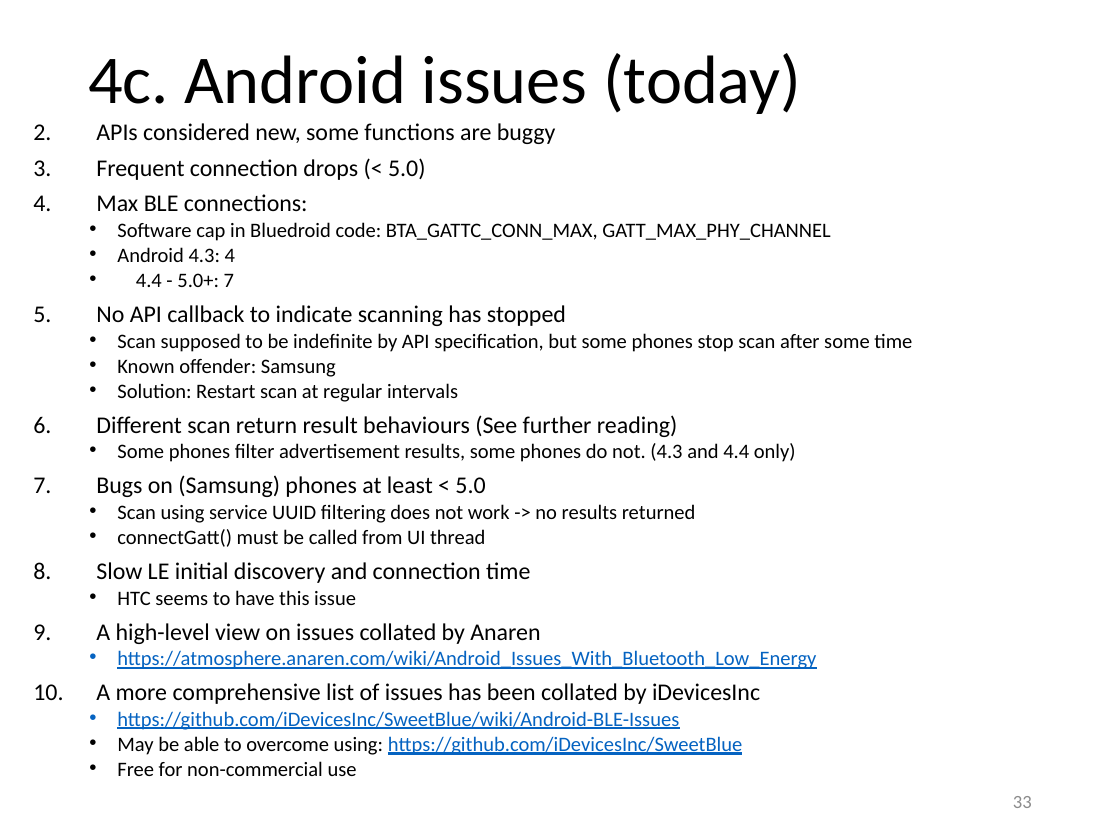
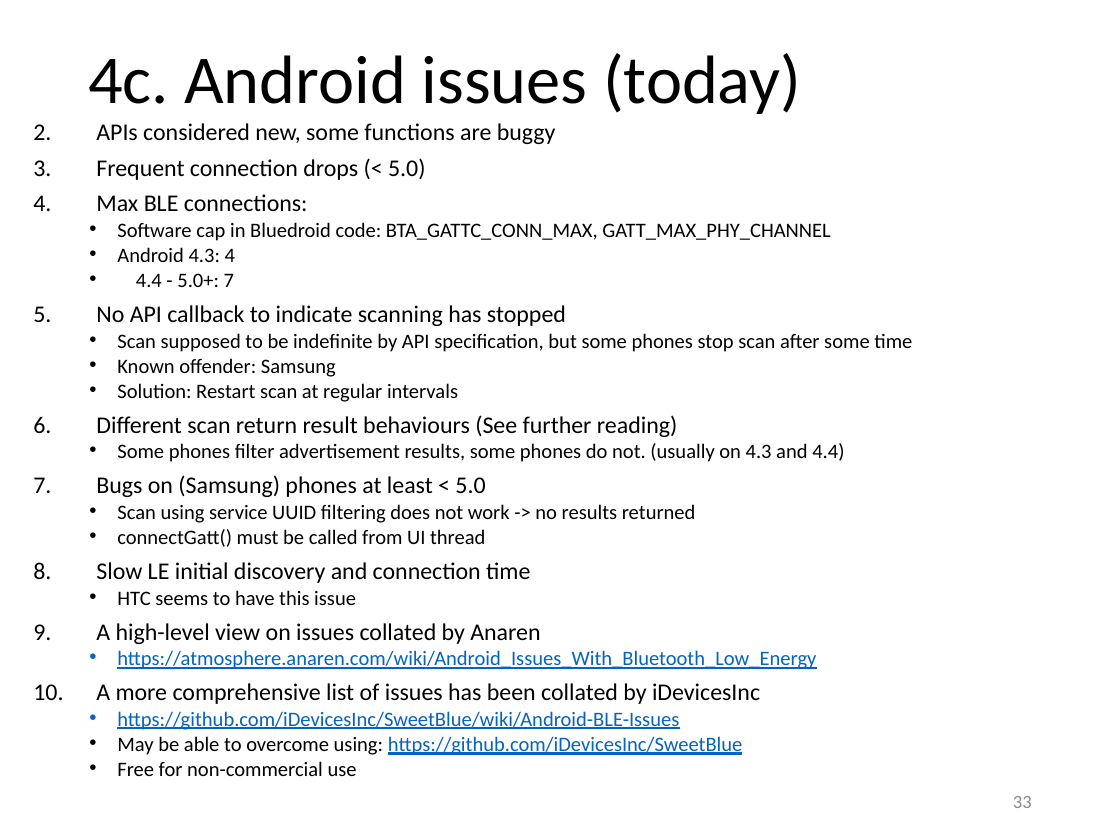
Before and after one commit to yeokm1/intro-to-ble, a slide deck: slide 33 of intro to ble.pptx. Drawn at 1120x840 pixels with LibreOffice and Linux fonts; fonts in the diff are those of the drawing. Boxes give left, top, right and bottom in pixels: in the first picture for what was removed or moved away, otherwise in the second. Text is boxed around its words. In the diff, an @@ line names an element or a change of style, - is before the commit and + after.

```diff
--- a/intro to ble.pptx
+++ b/intro to ble.pptx
@@ text at (117,443,844,462): text changed @@
-  • Some phones filter advertisement results, some phones do not. (4.3 and 4.4 only)
+  • Some phones filter advertisement results, some phones do not. (usually on 4.3 and 4.4)
```
Also in this commit, not shown: 2 other slides changed, 1 other file.
